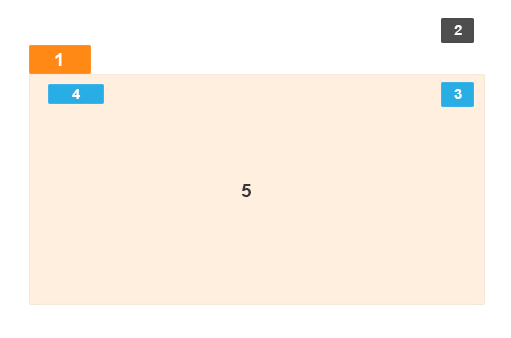
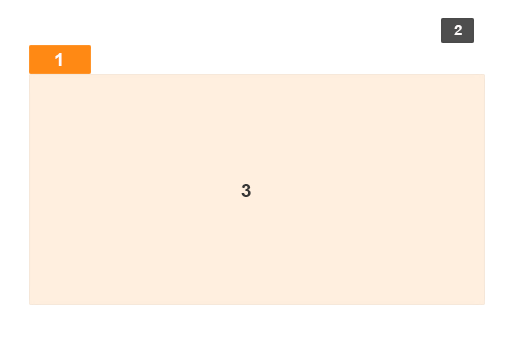
Two versions of the same layered image (511×338). Layer-by-layer changes:
painted on "5" (2nd of 4, in "Memo") over (241, 184, 251, 197)
hid "4" (2nd of 4, in "Memo") over (72, 89, 81, 99)
hid "3" (2nd of 4, in "Memo") over (454, 89, 462, 99)
hid "upload" over (442, 83, 473, 106)
hid "add folder" over (49, 85, 103, 103)
